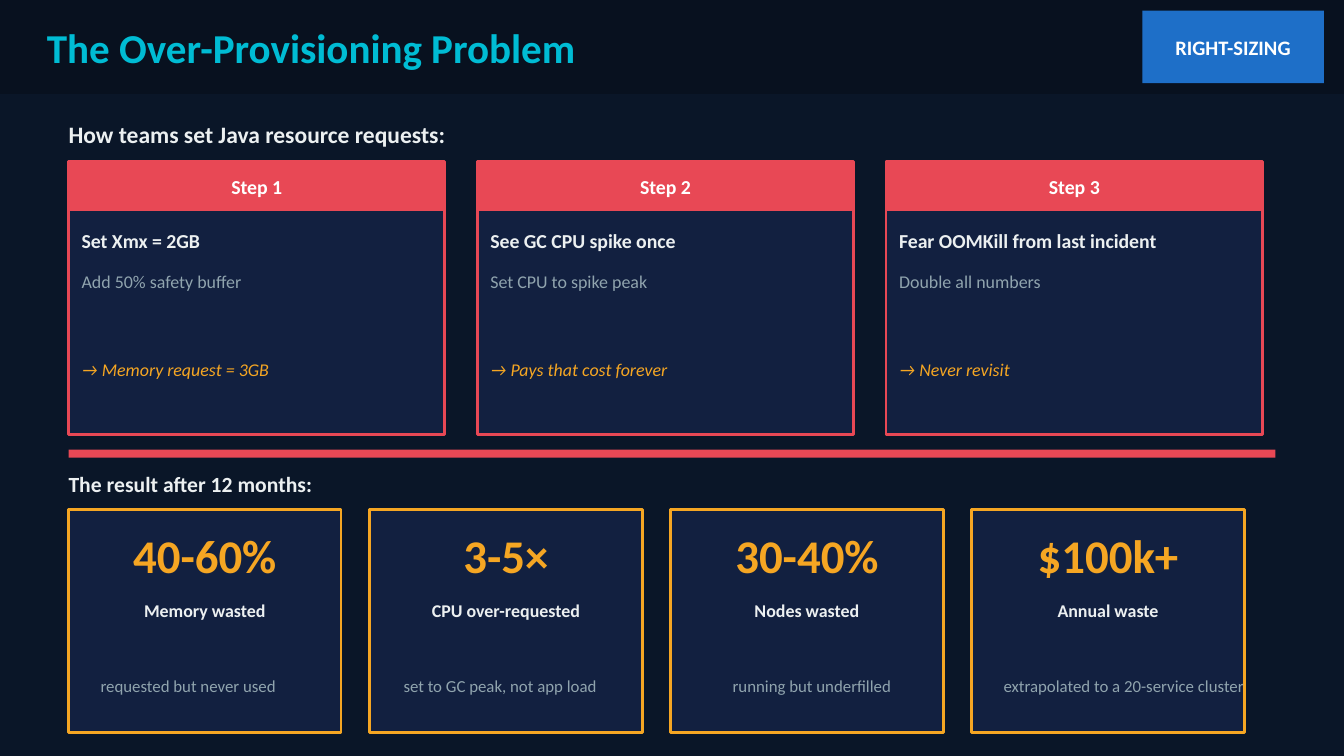
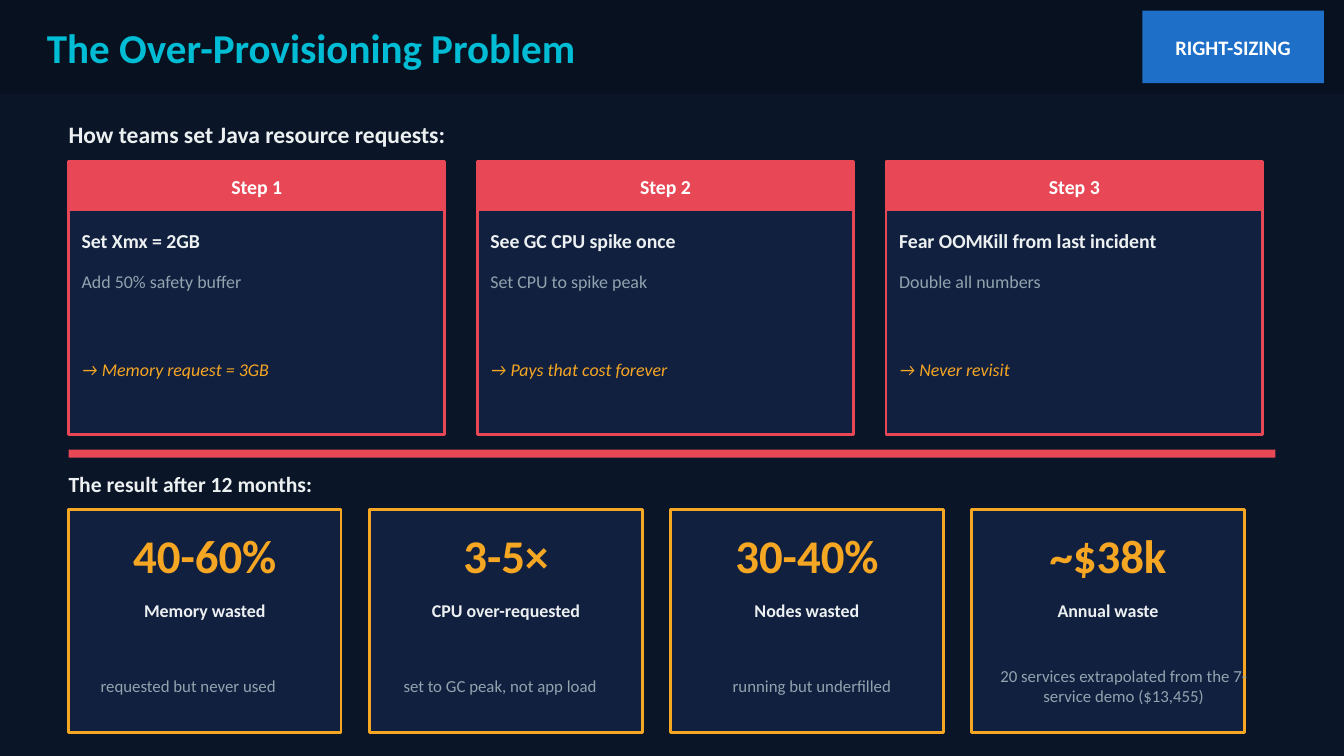
Before and after one commit to patterncatalyst/quarkus-optimization, a slide deck: slide 45 of presentation/optimizing-quarkus-on-kubernetes.pptx. Drawn at 1344x756 pixels with LibreOffice and Linux fonts; fonts in the diff are those of the drawing. Boxes give left, top, right and bottom in pixels: in the first picture for what was removed or moved away, otherwise in the second. Text is boxed around its words. In the diff, an @@ line names an element or a change of style, - is before the commit and + after.

```diff
--- a/presentation/optimizing-quarkus-on-kubernetes.pptx
+++ b/presentation/optimizing-quarkus-on-kubernetes.pptx
@@ text at box(1050, 540, 1167, 578): text changed @@
-$100k+
+~$38k
@@ text at box(1000, 668, 1247, 704): text changed @@
-extrapolated to a 20-service cluster
+20 services extrapolated from the 7-service demo ($13,455)
```
Also in this commit, not shown: 6 other slides changed, 6 other files.
